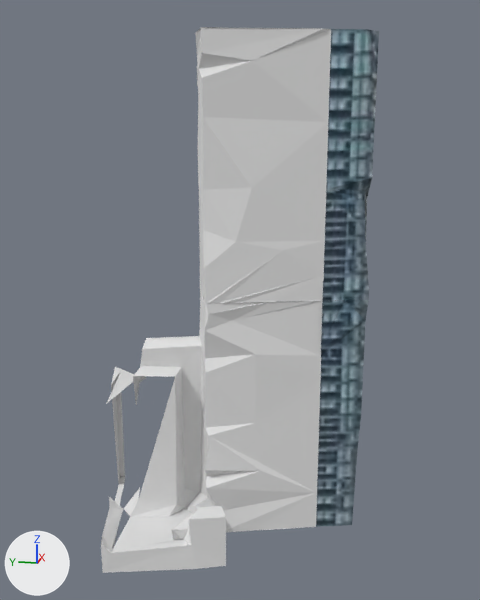
A saved change to the glTF model hero-tiles/chunk_0_1.glb.
Both versions are drawn from a 50 mm camera at (-58.6, -67.9, 88.7) aimed at (31.7, -49.8, 66.1). The axes (+X, +Y, +Z) are drawn at lower left. The lights are the same throughout. The older version comes first. Vertices at exactly the same position are counted once.

The first picture shows 'hero-chunk'.
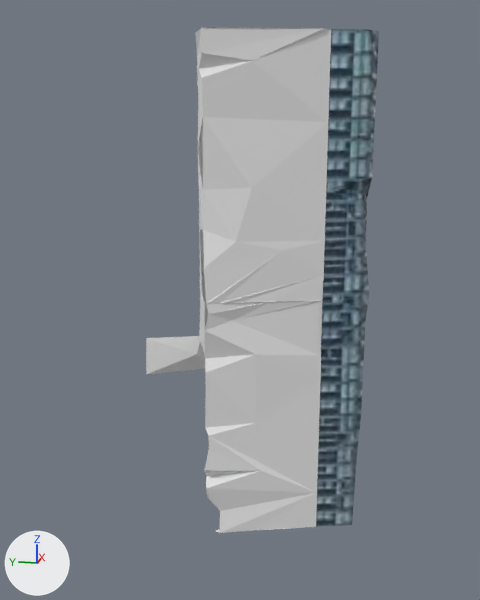
The change, as a list of edits to the scene's bpy script:
```text
Change me_mesh_0:
    used by ob_hero_chunk; location = (0.0, 0.0, 0.0)
    remove me_mesh_0.from_pydata(...)  # 316 vertices, 491 faces; spans x 17.6..44.4, y -67.8..-25.3, z 29.4..102.3
    add me_mesh_0.from_pydata(...)  # 234 vertices, 337 faces; spans x 29.6..44.4, y -67.8..-33.6, z 29.4..102.3
    me_mesh_0 part 1
    81 vertices are removed from x 17.6..44.4, y -49.6..-25.3, z 29.4..67.1
    151 faces are deleted
    other edits to the shape of me_mesh_0 do not show in these pictures
```

Location of each change, [x1, y1, x2, y2] in pixels of the pictures (480 x 600 px):
'hero-chunk', reshaped (16% narrower, 7% shorter)
    before: [101, 27, 379, 573]
    after: [146, 27, 379, 533]
part 1 of me_mesh_0, deleted
    before: [101, 119, 226, 573]
